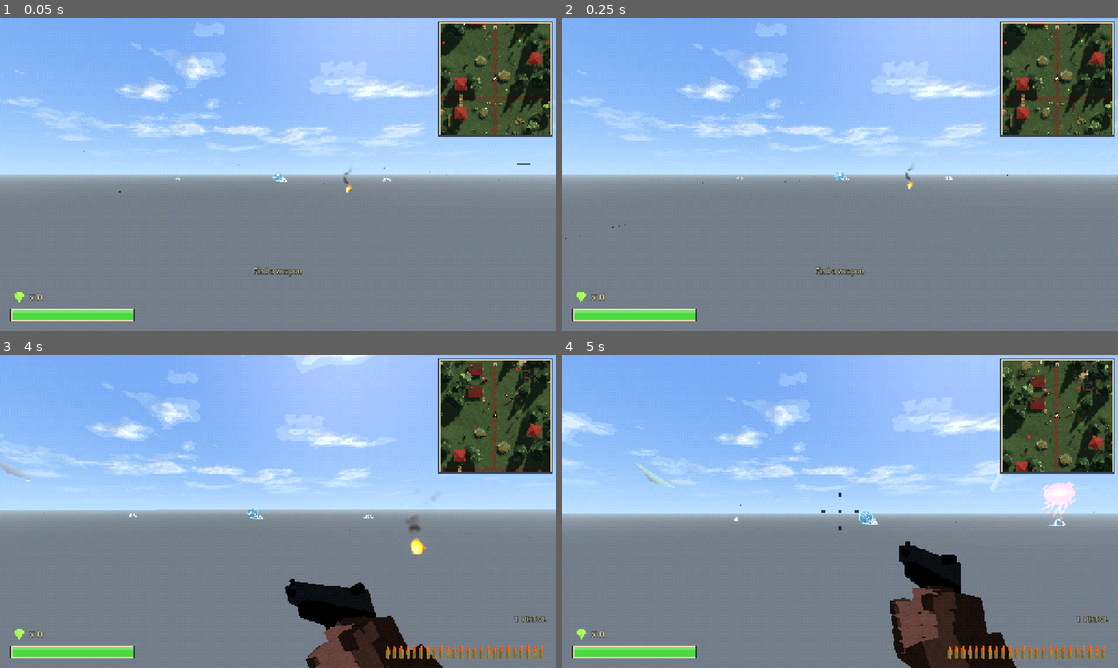
Above: before the commit, frames 1-4 (two rows, left to right).
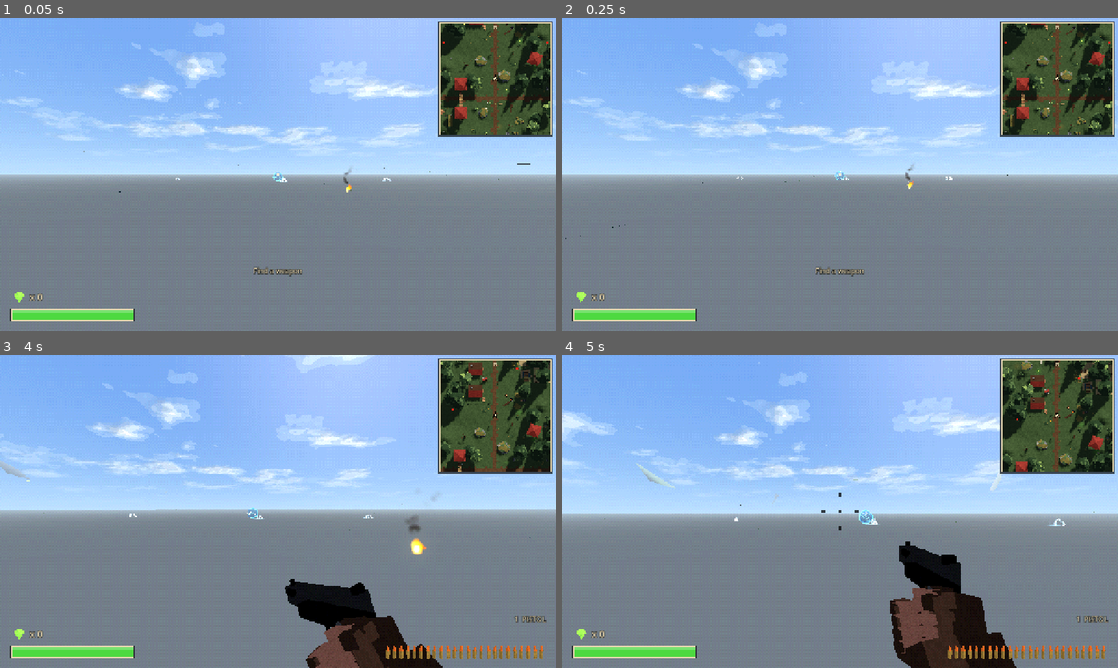
Above: after the commit, the same moments.

Repository: frankhale/opus-fps
Game: Godot game, scene res://scenes/main.tscn
Two runs of this game, one before a commit and one after it. Both use one fixed random seed, a clock stepped at 60 frames per second and the inputs below.
Inputs (mouse positions are in pixels of both pictures, inside the frame that each line leads up to):
- Up to frame 1 (0.05 s): no input
- Up to frame 2 (0.25 s): no input
- Up to frame 3 (4 s): tap Enter at 0.5 s; move the mouse to (305, 511) at 0.52 s; hold C (crouch) 0.53-1.28 s; hold W (move_forward) from 0.53 s (still down); tap Space (jump) at 0.77, 1.52, 3.02, 3.77 s; move the mouse to (250, 511) at 1.27 s; click (250, 511) at 1.35 s; move the mouse to (289, 505) at 2.02 s; hold Mouse wheel down (next_weapon) 2.03-2.78 s; move the mouse to (272, 517) at 2.77 s; tap Mouse wheel up (prev_weapon) at 2.85 s; move the mouse to (316, 514) at 3.52 s; hold Shift (sprint) from 3.53 s (still down)
- Up to frame 4 (5 s): keep holding W (move_forward); move the mouse to (795, 508) at 4.27 s; release Shift (sprint) at 4.28 s; tap Enter at 4.35 s; tap Space (jump) at 4.52 s

The runs differ from the first frame. In frame 1, less than 0.1% of the frame differs, in the area x 79-99%, y 8-10%; in frame 2, less than 0.1%; in frame 3, less than 0.1%; in frame 4, 0.4%, in the area x 79-99%, y 6-53%.

Commit message:
Give enemies a 5 m aggro radius, shown by a ring, and let them give up
- An enemy now notices the player only within 5 m across the ground
  (aggro_radius) with line of sight, or when shot, instead of anywhere
  within 26-28 m.
- It gives up as soon as the player is 20 m away (deaggro_range), after
  memory seconds out of sight, or once the chase takes it 30 m from home
  (leash), then drifts back home. A shot from farther keeps it hunting
  for memory seconds.
- A see-through dark red disc with a stronger rim marks the aggro radius
  on the ground: a Decal under each enemy that follows it over the
  terrain, hidden while it's dead. Enemy models and rings are on visual
  layer 3, so the ring skips its enemy and the minimap leaves both out.

Diff:
--- a/godot/scripts/enemies/enemy.gd
+++ b/godot/scripts/enemies/enemy.gd
@@ -1,7 +1,10 @@
 class_name Enemy
 extends CharacterBody3D
-## What every enemy shares: it idles near home until it sees the player, then hunts
-## them, keeping them in mind for `memory` seconds after losing sight. Shots flash it
+## What every enemy shares: it idles near home until the player comes within
+## `aggro_radius` of it (shown by a see-through dark red ring on the ground) or shoots
+## it, then hunts them. It gives up once the player gets `deaggro_range` away (a shot
+## from farther keeps it after them for `memory` seconds), stays out of sight for
+## `memory` seconds, or it strays `leash` from home, and drifts back. Shots flash it
 ## and knock it back; when killed it hides its model, drops loot (ammo for the player's
 ## weapons or health, and gems) and respawns at home a while later, out of the player's sight.
 ## A subclass builds its own body in _ready() (calling _setup() for the model, sounds
@@ -20,11 +23,23 @@
 const LOOT_AMMO := {"bullets": 15, "shells": 4, "rockets": 2, "cells": 20}
 ## Physics layer bit for enemies (layer 3).
 const ENEMY_LAYER := 4
+## Visual layer bit for enemy models and aggro rings (layer 3), so a ring's decal skips
+## its enemy and the minimap's world-only snapshot leaves both out.
+const ENEMY_VISUAL_LAYER := 4
+const RING_COLOR := Color(0.4, 0.02, 0.02)
+## Height of the ring's decal box, centered on the ground under the enemy.
+const RING_DEPTH := 4.0
 
 @export var max_health := 80.0
-@export var sight_range := 26.0
-## Once alerted it keeps chasing this long after losing sight of the player.
+## It notices the player within this many meters (across the ground) if it can see them.
+@export var aggro_radius := 5.0
+## Once hunting, it gives up as soon as the player is this far away (across the ground).
+@export var deaggro_range := 20.0
+## It also gives up when it hasn't seen the player for this long, and a shot keeps it
+## hunting this long however far away the shooter is.
 @export var memory := 4.0
+## It gives up at once when chasing takes it this far from home.
+@export var leash := 30.0
 @export var respawn_time := 45.0
 @export var model_scale := 1.0
 ## How far a hit pushes it, per point of damage (heavy enemies barely move).
@@ -48,10 +63,15 @@
 ## Hit flash, 1 on a hit and fading out.
 var _flash_amount := 0.0
 var _memory_timer := 0.0
+## Seconds left of the grace a shot gives it beyond deaggro_range.
+var _provoked := 0.0
 var _hurt_cooldown := 0.0
 var _t := 0.0
 var _audio: AudioStreamPlayer3D
 var _sounds: Dictionary
+var _ring: Decal
+
+static var _ring_texture: Texture2D
 
 
 ## Adds the model and the sound player, and makes the hit-flash overlay. `sounds` maps
@@ -66,6 +86,7 @@
 	add_child(_model)
 	for g in _model.find_children("*", "GeometryInstance3D", true, false):
 		_meshes.append(g)
+		g.layers = ENEMY_VISUAL_LAYER
 	_flash = StandardMaterial3D.new()
 	_flash.shading_mode = BaseMaterial3D.SHADING_MODE_UNSHADED
 	_flash.blend_mode = BaseMaterial3D.BLEND_MODE_ADD
@@ -76,9 +97,38 @@
 	_audio.max_polyphony = 3
 	add_child(_audio)
 
+	_ring = Decal.new()
+	_ring.texture_albedo = _make_ring_texture()
+	_ring.size = Vector3(aggro_radius * 2.0, RING_DEPTH, aggro_radius * 2.0)
+	_ring.modulate = RING_COLOR
+	_ring.cull_mask &= ~ENEMY_VISUAL_LAYER
+	_ring.layers = ENEMY_VISUAL_LAYER
+	_ring.upper_fade = 0.5
+	_ring.lower_fade = 0.5
+	_ring.top_level = true
+	add_child(_ring)
+
 	_home = global_position
 	health = max_health
 	_t = randf() * TAU
+
+
+## A soft filled disc with a stronger rim, white so the decal's modulate colors it.
+## Shared by every enemy.
+static func _make_ring_texture() -> Texture2D:
+	if _ring_texture:
+		return _ring_texture
+	const N := 128
+	var img := Image.create(N, N, false, Image.FORMAT_RGBA8)
+	for y in N:
+		for x in N:
+			var r := Vector2(x + 0.5 - N / 2.0, y + 0.5 - N / 2.0).length() / (N / 2.0)
+			var a := 0.0
+			if r < 1.0:
+				a = 0.22 + 0.5 * smoothstep(0.9, 0.97, r) * (1.0 - smoothstep(0.97, 1.0, r))
+			img.set_pixel(x, y, Color(1, 1, 1, a))
+	_ring_texture = ImageTexture.create_from_image(img)
+	return _ring_texture
 
 
 ## Where it sees from and aims from.
@@ -94,21 +144,33 @@
 	if _player == null:
 		# Looked up lazily: the level (and its enemies) is ready before the player is.
 		_player = get_tree().get_first_node_in_group("player")
+	_ring.global_position = Vector3(global_position.x, _ground_y(), global_position.z)
 	if _player == null or _player.get("dead"):
 		if alerted:
-			alerted = false
-			_on_lost_sight()
-		return
-	var sees := _eye_point().distance_to(_player_center()) < sight_range and _line_of_sight()
-	if sees:
-		if not alerted:
+			_lose_interest()
+		return
+	var off := _player.global_position - global_position
+	var dist := Vector2(off.x, off.z).length()
+	if not alerted:
+		if dist < aggro_radius and _line_of_sight():
 			_alert()
+			_memory_timer = memory
+		return
+	_provoked -= delta
+	var home_off := global_position - _home
+	if Vector2(home_off.x, home_off.z).length() > leash or (dist > deaggro_range and _provoked <= 0.0):
+		_lose_interest()
+	elif _line_of_sight():
 		_memory_timer = memory
-	elif alerted:
+	else:
 		_memory_timer -= delta
 		if _memory_timer <= 0.0:
-			alerted = false
-			_on_lost_sight()
+			_lose_interest()
+
+
+func _lose_interest() -> void:
+	alerted = false
+	_on_lost_sight()
 
 
 func _alert() -> void:
@@ -122,7 +184,7 @@
 	pass
 
 
-## Gave up the hunt: the player got away or died.
+## Gave up the hunt: the player got away or died, or it strayed too far from home.
 func _on_lost_sight() -> void:
 	pass
 
@@ -167,6 +229,7 @@
 	if not alerted:
 		_alert()
 	_memory_timer = memory
+	_provoked = memory
 	if health <= 0.0:
 		_die()
 	elif _hurt_cooldown <= 0.0:
@@ -179,6 +242,7 @@
 	alerted = false
 	collision_layer = 0
 	_model.visible = false
+	_ring.visible = false
 	_flash_amount = 0.0
 	_set_glow(Color.BLACK, 0.0)
 	_on_death()
@@ -243,6 +307,7 @@
 	dead = false
 	collision_layer = ENEMY_LAYER
 	_model.visible = true
+	_ring.visible = true
 	_model.scale = Vector3.ZERO
 	create_tween().tween_property(_model, "scale", Vector3.ONE * model_scale, 0.6) \
 		.set_trans(Tween.TRANS_BACK).set_ease(Tween.EASE_OUT)
--- a/godot/scripts/enemies/floating_eye.gd
+++ b/godot/scripts/enemies/floating_eye.gd
@@ -1,6 +1,6 @@
 class_name FloatingEye
 extends Enemy
-## The floating eye: hovers around its home until it sees the player, screeches and
+## The floating eye: hovers around its home until the player comes near, screeches and
 ## gives chase, holding a preferred distance while strafing. It telegraphs each
 ## attack (the eye glows and whines) before spitting a slow, dodgeable bolt.
 ## Shots flash it red and knock it back; when killed it bursts in gore (loot and
--- a/godot/scripts/enemies/golem.gd
+++ b/godot/scripts/enemies/golem.gd
@@ -2,9 +2,9 @@
 extends Enemy
 ## The rock golem: a slow, heavy brute of mossy boulders with no legs, held up off the
 ## ground by an electric charge that crackles from its hips down to the ground
-## (ElectricArcs), with a low electric hum. Once it sees the player it drifts after
-## them. Out of reach it throws a ball of lightning; up close it gathers its charge and
-## discharges it into the ground, a shock ring that hurts and throws back anyone nearby
+## (ElectricArcs), with a low electric hum. Once the player comes near it drifts
+## after them. Out of reach it throws a ball of lightning; up close it gathers its
+## charge and discharges it into the ground, a shock ring that hurts and throws back anyone nearby
 ## (and sets off gas cans and explosive barrels). Both are telegraphed: arcs crawl up
 ## its body, its crack and eyes glow and the buzz rises. Shots barely move it. When
 ## killed the charge bursts and it falls apart into rubble, leaving three gems.
@@ -73,7 +73,6 @@
 
 func _init() -> void:
 	max_health = 320.0
-	sight_range = 28.0
 	memory = 6.0
 	respawn_time = 60.0
 	model_scale = 1.15
Not shown, changed: godot/README.md
